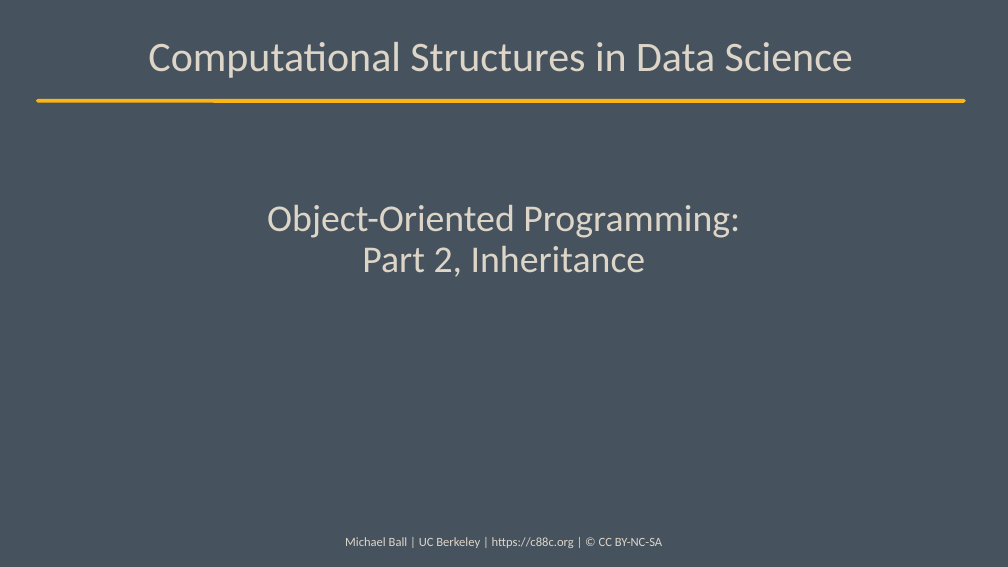
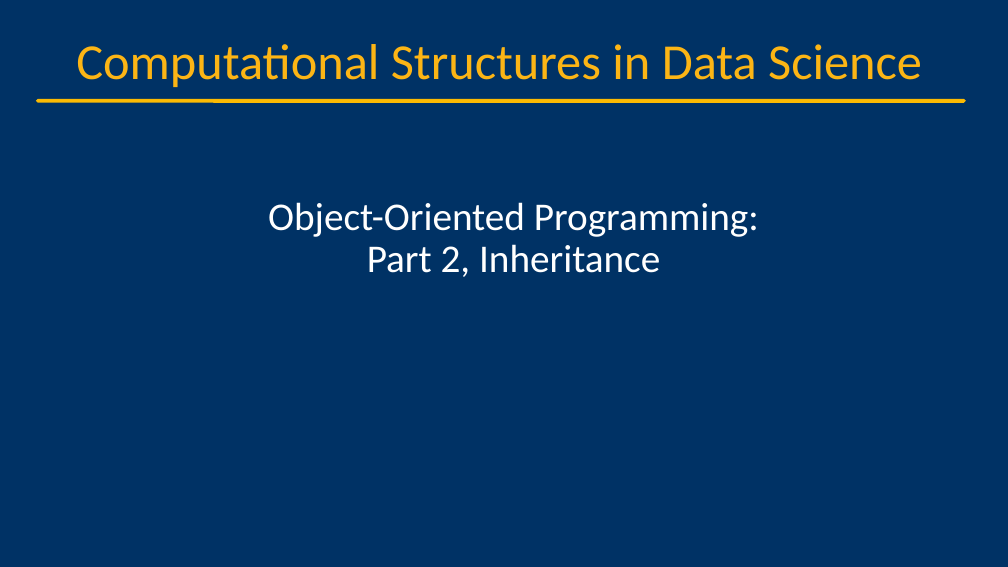
Before and after one commit to cs88-website/sp24, a slide deck: slide 6 of assets/slides/sp24/15-OOP_II.pptx (slide 3 before the commit). Drawn at 1008x567 pixels with LibreOffice and Linux fonts; fonts in the diff are those of the drawing; background and template pictures are left out. Boxes give left, top, right and bottom in pixels: in the first picture for what was removed or moved away, otherwise in the second. Text is boxed around its words. In the diff, an @@ line names an element or a change of style, - is before the commit and + after.

```diff
--- a/assets/slides/sp24/15-OOP_II.pptx
+++ b/assets/slides/sp24/15-OOP_II.pptx
@@ background #46535E to #003265 @@
@@ text "Computational Structures in Data Science" at (76, 44, 922, 87): size 40 to 48 pt, text colour #DDD5C7 to #FCB515 @@
@@ line (38, 101) - (964, 101): stroke #FCB515 3.75 pt to #FBBA03 3.75 pt @@
@@ title "Object-Oriented Programming: Part 2, Inheritance" at (268, 202, 759, 277): size 36 to 37.3 pt, text colour #DDD5C7 to #FFFFFF @@
@@ text removed at (345, 537, 662, 548) @@
-Michael Ball | UC Berkeley | https://c88c.org | © CC BY-NC-SA
```
Also in this commit, not shown: 22 other slides changed, 4 slides added, 1 slide removed, 4 other files.
